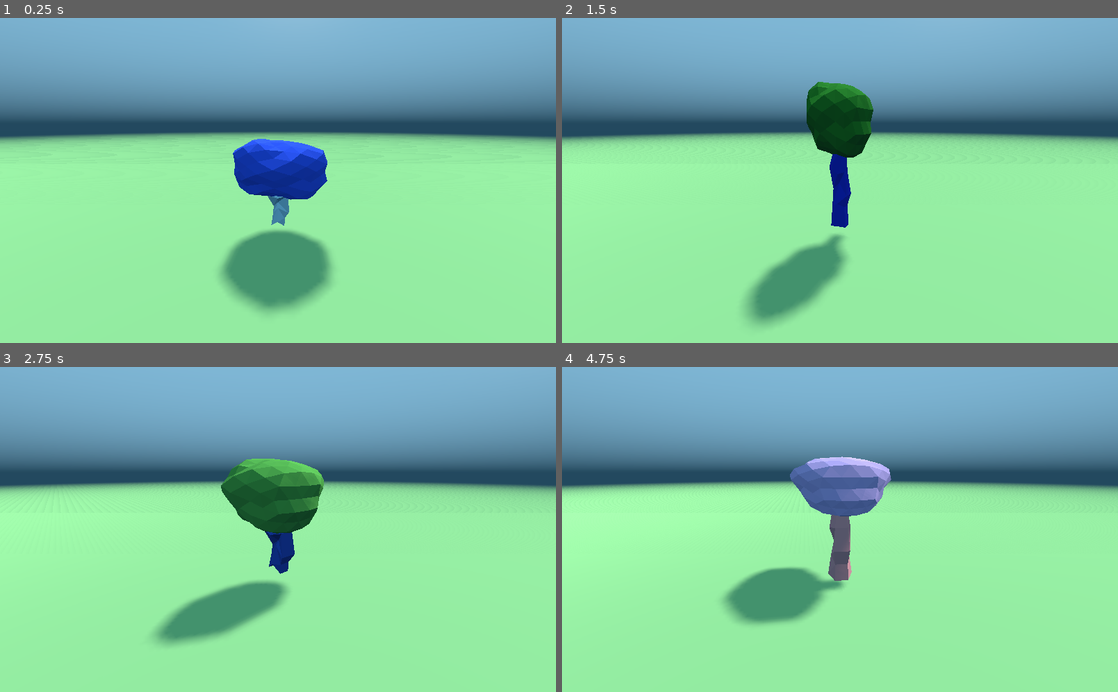
Above: before the commit, frames 1-4 (two rows, left to right).
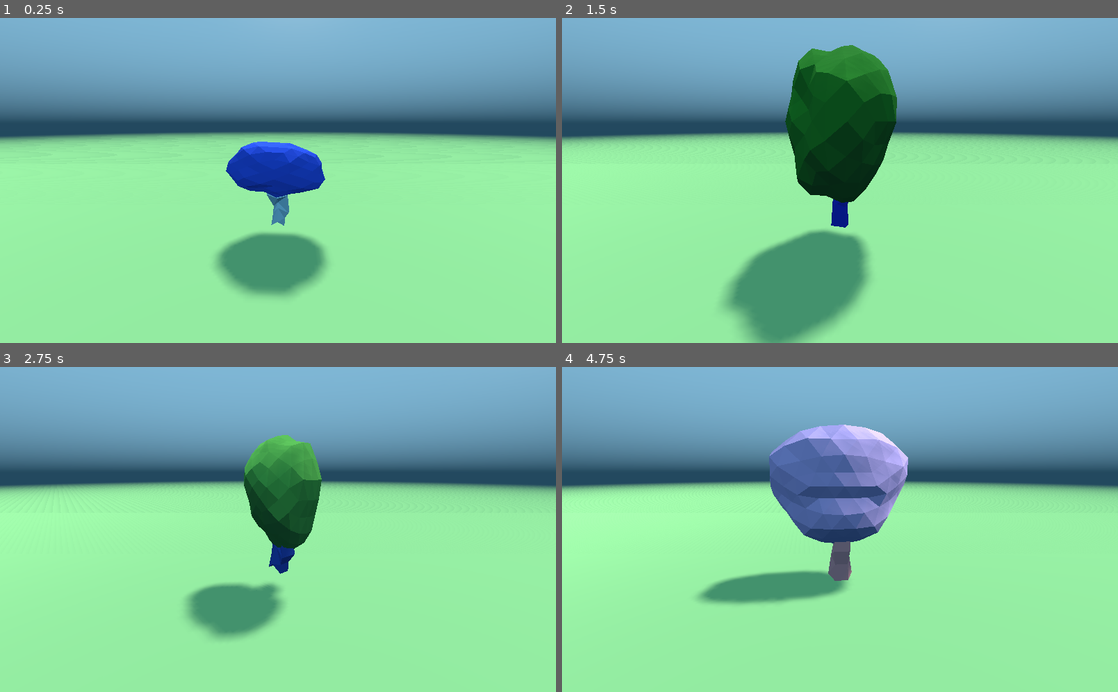
Above: after the commit, the same moments.

Repository: codatproduction/Procedural-Low-Poly-Trees
Game: Godot game, scene res://src/Sandbox.tscn
The game is run twice, just before and just after one commit, with the same random seed, the same clock (stepped at 60 frames per second) and the same inputs.
Inputs:
- Up to frame 1 (0.25 s): no input
- Up to frame 2 (1.5 s): no input
- Up to frame 3 (2.75 s): no input
- Up to frame 4 (4.75 s): no input

The runs differ from the first frame. In frame 1, 2.4% of the frame differs, in the area x 38-60%, y 37-92%; in frame 2, 10%, in the area x 28-61%, y 8-100%; in frame 3, 4.4%; in frame 4, 7.9%.

Commit message:
Update Leave.gd
added a random seed

Diff:
--- a/src/Leave.gd
+++ b/src/Leave.gd
@@ -86,7 +86,7 @@
 
 	randomize()
 	noise = OpenSimplexNoise.new()
-
+	noise.seed = randi()
 	surface_tool = SurfaceTool.new()
 	surface_tool.begin(Mesh.PRIMITIVE_TRIANGLES)
 	for i in polygons.size():
